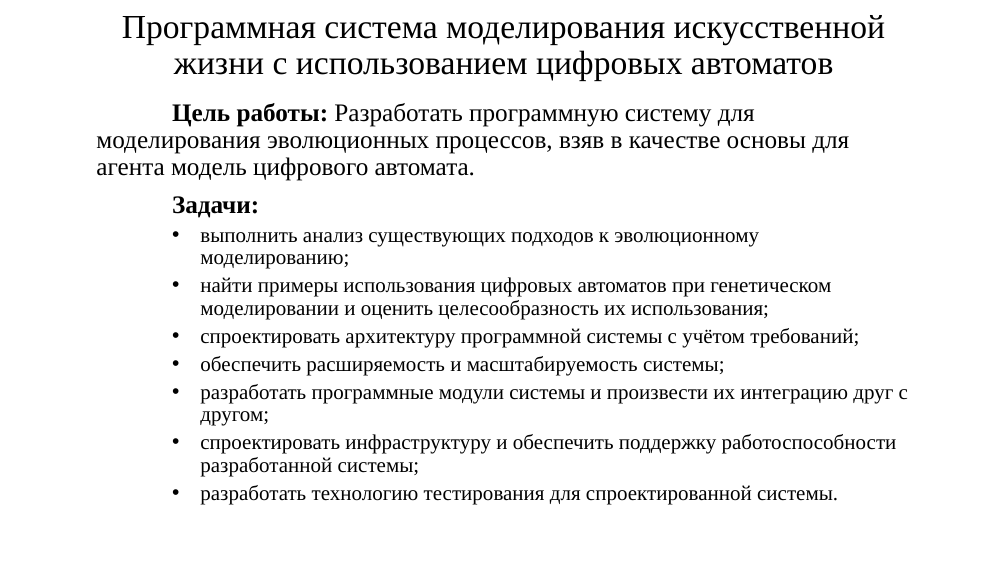
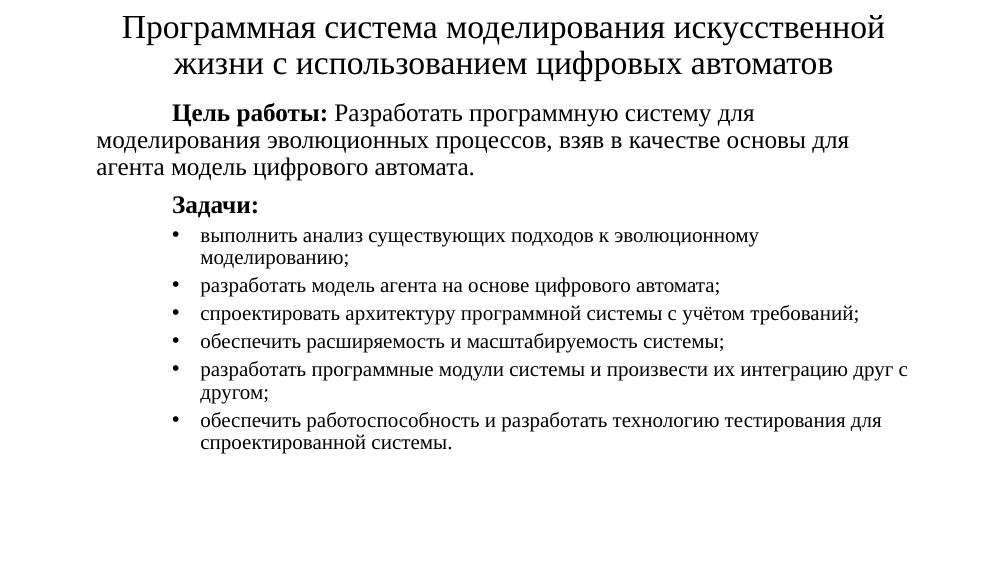
Before and after one commit to ValeryBMSTU/Diplom, a slide deck: slide 1 of Документы/Презентация.pptx. Drawn at 1008x567 pixels with LibreOffice and Linux fonts; fonts in the diff are those of the drawing. Boxes give left, top, right and bottom in pixels: in the first picture for what was removed or moved away, otherwise in the second. Text is boxed around its words. In the diff, an @@ line names an element or a change of style, - is before the commit and + after.

```diff
--- a/Документы/Презентация.pptx
+++ b/Документы/Презентация.pptx
@@ subtitle at [200, 277, 720, 297]: text changed @@
-    • найти примеры использования цифровых автоматов при генетическом моделировании и оценить целесообразность их использования;
+    • разработать модель агента на основе цифрового автомата;
@@ subtitle at [200, 412, 882, 454]: text changed @@
-    • спроектировать инфраструктуру и обеспечить поддержку работоспособности разработанной системы;
-    • разработать технологию тестирования для спроектированной системы.
+    • обеспечить работоспособность и разработать технологию тестирования для спроектированной системы.
```
Also in this commit, not shown: 1 other slide changed, 1 slide added, 1 slide removed, 16 other files.
